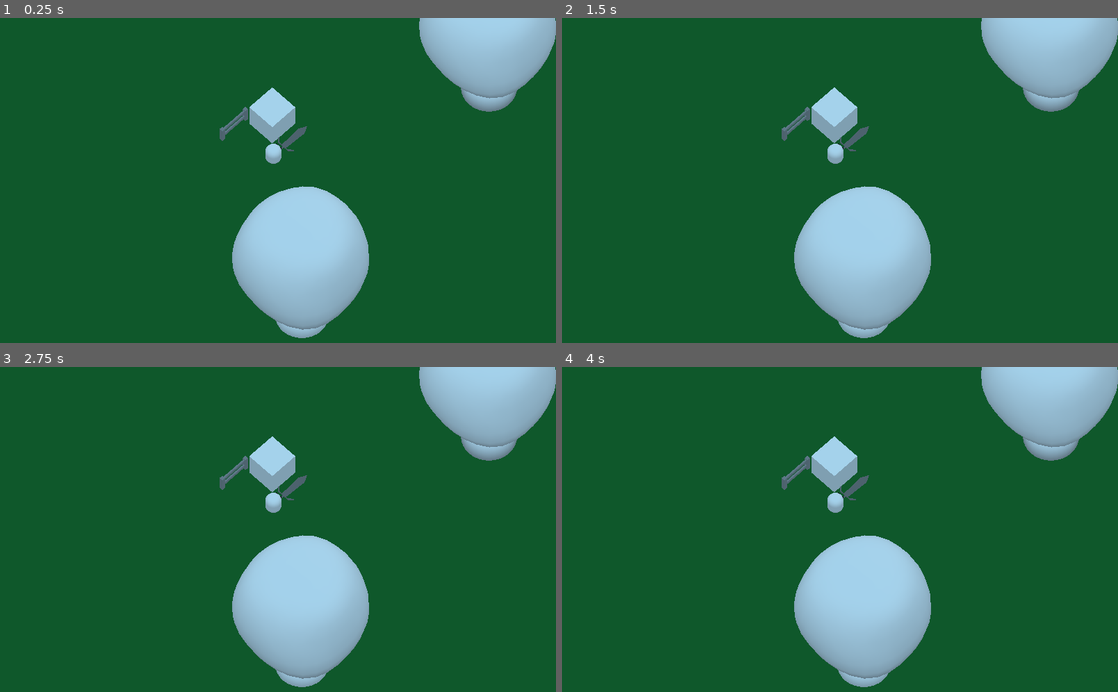
Above: before the commit, frames 1-4 (two rows, left to right).
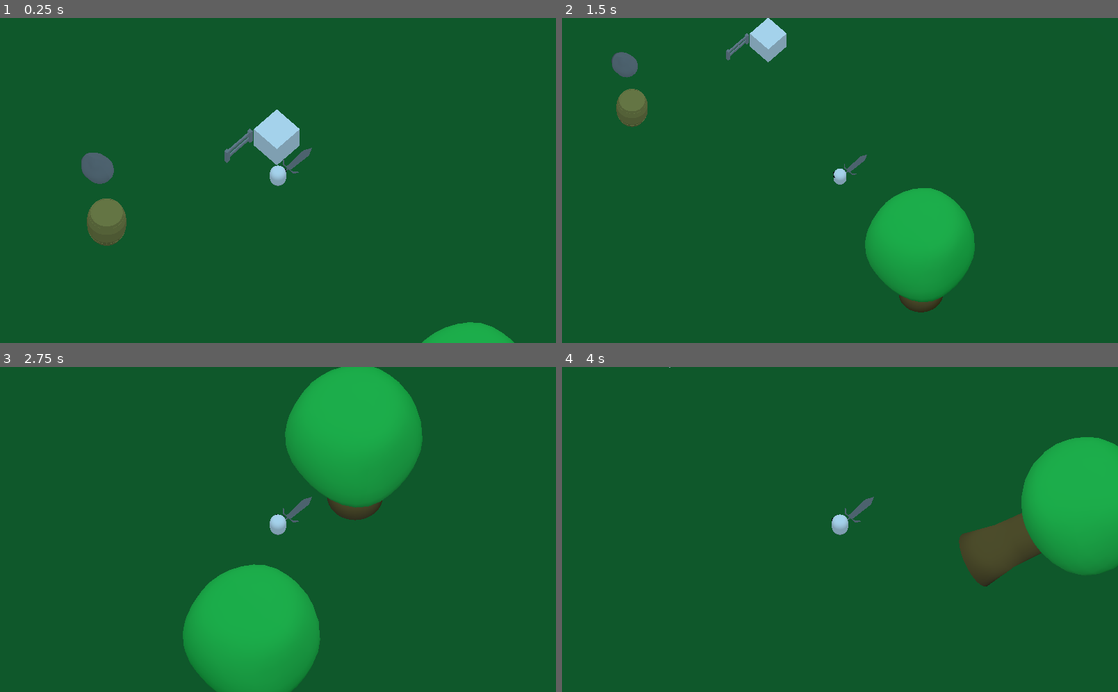
Above: after the commit, the same moments.

Repository: s4x0r/GMTK2023
Game: Godot game, scene res://world.tscn
Same seed, same stepped clock (60 frames per second), same inputs: the game is played once before the commit and once after it.
Inputs (mouse positions are in pixels of both pictures, inside the frame that each line leads up to):
- Up to frame 1 (0.25 s): no input
- Up to frame 2 (1.5 s): tap Enter at 0.5 s; move the mouse to (962, 164) at 0.52 s; hold D (move_right, bound only after the commit) 0.53-1.28 s; tap Mouse wheel up (zoom_in, bound only after the commit) at 0.6 s; click (962, 164) at 0.67 s; tap Mouse wheel down (zoom_out, bound only after the commit) at 0.8, 1.35 s; move the mouse to (728, 196) at 1.27 s; hold S (move_back, bound only after the commit) from 1.28 s (still down); click (728, 196) at 1.42 s
- Up to frame 3 (2.75 s): tap Mouse wheel up (zoom_in, bound only after the commit) at 1.55, 2.1 s; move the mouse to (333, 458) at 2.02 s; release S (move_back, bound only after the commit) at 2.03 s; hold D (move_right, bound only after the commit) from 2.03 s (still down); click (333, 458) at 2.17 s; tap Mouse wheel down (zoom_out, bound only after the commit) at 2.3 s
- Up to frame 4 (4 s): move the mouse to (812, 594) at 2.77 s; release D (move_right, bound only after the commit) at 2.78 s; hold W (move_forward, bound only after the commit) 2.78-3.53 s; tap Mouse wheel down (zoom_out, bound only after the commit) at 2.85, 3.8 s; click (812, 594) at 2.92 s; tap Mouse wheel up (zoom_in, bound only after the commit) at 3.05, 3.6 s; move the mouse to (1006, 578) at 3.52 s; hold A (move_left, bound only after the commit) from 3.53 s (still down); click (1006, 578) at 3.67 s

The runs differ from the first frame. In frame 1, 17% of the frame differs, in the area x 14-100%, y 0-100%; in frame 2, 19%; in frame 3, 27%, in the area x 32-100%, y 0-100%; in frame 4, 23%.

Commit message:
gotta go fast

Diff:
--- a/guy.gd
+++ b/barrel.gd
@@ -14,11 +14,3 @@
 # Called every frame. 'delta' is the elapsed time since the previous frame.
 #func _process(delta):
 #	pass
-
-
-func _on_Area_input_event(camera:Node, event:InputEvent, position:Vector3, normal:Vector3, shape_idx:int):
-	if event is InputEventMouseMotion:
-		#print(position)
-		$pivot.look_at(Vector3(position.x, $pivot.translation.y, position.z), Vector3.UP)
-
-	pass # Replace with function body.
--- /dev/null
+++ b/parts/guy.gd
@@ -0,0 +1,44 @@
+extends KinematicBody
+
+# How fast the player moves in meters per second.
+export var speed = 14
+
+var velocity = Vector3.ZERO
+
+
+func _physics_process(_delta):
+	var direction = Vector3.ZERO
+
+	if Input.is_action_pressed("move_right"):
+		direction.x += 1
+	if Input.is_action_pressed("move_left"):
+		direction.x -= 1
+	if Input.is_action_pressed("move_back"):
+		direction.z += 1
+	if Input.is_action_pressed("move_forward"):
+		direction.z -= 1
+
+	if Input.is_action_just_released("zoom_in"):
+		print($Camera.size)
+		$Camera.size-=5
+
+	if Input.is_action_just_released("zoom_out"):
+		print($Camera.size)
+		$Camera.size+=5
+	if direction != Vector3.ZERO:
+		direction = direction.normalized()
+
+
+	velocity.x = direction.x * speed
+	velocity.z = direction.z * speed
+
+	$body.look_at(velocity, Vector3.UP)
+	velocity = move_and_slide(velocity, Vector3.UP)
+
+
+func _on_Area_input_event(camera:Node, event:InputEvent, position:Vector3, normal:Vector3, shape_idx:int):
+	if event is InputEventMouseMotion:
+		#print(position)
+		$pivot.look_at(Vector3(position.x, $pivot.translation.y, position.z), Vector3.UP)
+
+	pass # Replace with function body.
--- /dev/null
+++ b/parts/guy.tscn
@@ -0,0 +1,72 @@
+[gd_scene load_steps=9 format=2]
+
+[ext_resource path="res://parts/guy.gd" type="Script" id=1]
+[ext_resource path="res://Models/Sword WIP.obj" type="ArrayMesh" id=2]
+
+[sub_resource type="CapsuleMesh" id=1]
+
+[sub_resource type="SphereMesh" id=2]
+
+[sub_resource type="SpatialMaterial" id=3]
+albedo_color = Color( 0, 0, 0, 1 )
+
+[sub_resource type="CapsuleShape" id=4]
+radius = 0.5
+height = 0.5
+
+[sub_resource type="CylinderShape" id=10]
+radius = 0.2
+
+[sub_resource type="CylinderShape" id=9]
+height = 0.5
+radius = 4.0
+
+[node name="guy" type="KinematicBody"]
+script = ExtResource( 1 )
+
+[node name="body" type="CSGCombiner" parent="."]
+
+[node name="body2" type="CSGMesh" parent="body"]
+transform = Transform( 0.5, 0, 0, 0, -2.18557e-08, 0.5, 0, -0.5, -2.18557e-08, 0, 1, 0 )
+mesh = SubResource( 1 )
+
+[node name="CSGMesh" type="CSGMesh" parent="body/body2"]
+transform = Transform( 0.25, 0, 0, 0, 0.25, 0, 0, 0, 0.25, 0.3, 0.8, 0.6 )
+mesh = SubResource( 2 )
+material = SubResource( 3 )
+
+[node name="CSGMesh2" type="CSGMesh" parent="body/body2"]
+transform = Transform( 0.25, 0, 0, 0, 0.25, 0, 0, 0, 0.25, -0.3, 0.8, 0.6 )
+mesh = SubResource( 2 )
+material = SubResource( 3 )
+
+[node name="CollisionShape" type="CollisionShape" parent="."]
+transform = Transform( 1, 0, 0, 0, -4.37114e-08, -1, 0, 1, -4.37114e-08, 0, 0.9, 0 )
+shape = SubResource( 4 )
+
+[node name="pivot" type="Spatial" parent="."]
+transform = Transform( 1, 0, 0, 0, 1, 0, 0, 0, 1, 0, 0.8, 0 )
+
+[node name="Sword WIP" type="MeshInstance" parent="pivot"]
+transform = Transform( -1.09278e-08, -1.09278e-08, 0.25, -0.25, 4.77671e-16, -1.09278e-08, 0, -0.25, -1.09278e-08, 0, 0, -2.7 )
+mesh = ExtResource( 2 )
+skeleton = NodePath("")
+
+[node name="swordcollider" type="RigidBody" parent="pivot"]
+
+[node name="CollisionShape" type="CollisionShape" parent="pivot/swordcollider"]
+transform = Transform( 1, 0, 0, 0, -4.37114e-08, 1, 0, -1, -4.37114e-08, 0, 0, -1.9 )
+shape = SubResource( 10 )
+
+[node name="mousespace" type="Area" parent="."]
+
+[node name="CollisionShape" type="CollisionShape" parent="mousespace"]
+transform = Transform( 1, 0, 0, 0, 1, 0, 0, 0, 1, 0, 1, 0 )
+shape = SubResource( 9 )
+
+[node name="Camera" type="Camera" parent="."]
+transform = Transform( 0.707107, -0.612372, 0.353553, 0, 0.5, 0.866025, -0.707107, -0.612372, 0.353553, 8, 20, 8 )
+projection = 1
+size = 20.0
+
+[connection signal="input_event" from="mousespace" to="." method="_on_Area_input_event"]
--- a/project.godot
+++ b/project.godot
@@ -18,6 +18,39 @@
 
 common/drop_mouse_on_gui_input_disabled=true
 
+[input]
+
+move_forward={
+"deadzone": 0.5,
+"events": [ Object(InputEventKey,"resource_local_to_scene":false,"resource_name":"","device":0,"alt":false,"shift":false,"control":false,"meta":false,"command":false,"pressed":false,"scancode":87,"physical_scancode":0,"unicode":0,"echo":false,"script":null)
+ ]
+}
+move_back={
+"deadzone": 0.5,
+"events": [ Object(InputEventKey,"resource_local_to_scene":false,"resource_name":"","device":0,"alt":false,"shift":false,"control":false,"meta":false,"command":false,"pressed":false,"scancode":83,"physical_scancode":0,"unicode":0,"echo":false,"script":null)
+ ]
+}
+move_left={
+"deadzone": 0.5,
+"events": [ Object(InputEventKey,"resource_local_to_scene":false,"resource_name":"","device":0,"alt":false,"shift":false,"control":false,"meta":false,"command":false,"pressed":false,"scancode":65,"physical_scancode":0,"unicode":0,"echo":false,"script":null)
+ ]
+}
+move_right={
+"deadzone": 0.5,
+"events": [ Object(InputEventKey,"resource_local_to_scene":false,"resource_name":"","device":0,"alt":false,"shift":false,"control":false,"meta":false,"command":false,"pressed":false,"scancode":68,"physical_scancode":0,"unicode":0,"echo":false,"script":null)
+ ]
+}
+zoom_in={
+"deadzone": 0.5,
+"events": [ Object(InputEventMouseButton,"resource_local_to_scene":false,"resource_name":"","device":-1,"alt":false,"shift":false,"control":false,"meta":false,"command":false,"button_mask":0,"position":Vector2( 0, 0 ),"global_position":Vector2( 0, 0 ),"factor":1.0,"button_index":4,"pressed":false,"doubleclick":false,"script":null)
+ ]
+}
+zoom_out={
+"deadzone": 0.5,
+"events": [ Object(InputEventMouseButton,"resource_local_to_scene":false,"resource_name":"","device":-1,"alt":false,"shift":false,"control":false,"meta":false,"command":false,"button_mask":0,"position":Vector2( 0, 0 ),"global_position":Vector2( 0, 0 ),"factor":1.0,"button_index":5,"pressed":false,"doubleclick":false,"script":null)
+ ]
+}
+
 [physics]
 
 common/enable_pause_aware_picking=true
--- a/world.tscn
+++ b/world.tscn
@@ -1,27 +1,11 @@
-[gd_scene load_steps=16 format=2]
+[gd_scene load_steps=17 format=2]
 
-[ext_resource path="res://guy.gd" type="Script" id=1]
-[ext_resource path="res://Models/Sword WIP.obj" type="ArrayMesh" id=2]
+[ext_resource path="res://parts/guy.tscn" type="PackedScene" id=1]
+[ext_resource path="res://Models/Small Rock.obj" type="ArrayMesh" id=2]
 [ext_resource path="res://Models/Tree.obj" type="ArrayMesh" id=3]
 [ext_resource path="res://Models/Fence.obj" type="ArrayMesh" id=4]
-
-[sub_resource type="CapsuleMesh" id=1]
-
-[sub_resource type="SphereMesh" id=2]
-
-[sub_resource type="SpatialMaterial" id=3]
-albedo_color = Color( 0, 0, 0, 1 )
-
-[sub_resource type="CapsuleShape" id=4]
-radius = 0.5
-height = 0.5
-
-[sub_resource type="CylinderShape" id=10]
-radius = 0.2
-
-[sub_resource type="CylinderShape" id=9]
-height = 0.5
-radius = 3.2
+[ext_resource path="res://Models/Barrel.obj" type="ArrayMesh" id=5]
+[ext_resource path="res://barrel.gd" type="Script" id=6]
 
 [sub_resource type="BoxShape" id=6]
 
@@ -34,53 +18,26 @@
 
 [sub_resource type="CubeMesh" id=12]
 
+[sub_resource type="CylinderShape" id=13]
+height = 2.5
+radius = 1.2
+
+[sub_resource type="SpatialMaterial" id=16]
+albedo_color = Color( 0.615686, 0.556863, 0.27451, 1 )
+
+[sub_resource type="CapsuleShape" id=17]
+radius = 2.835
+height = 3.0
+
+[sub_resource type="SpatialMaterial" id=14]
+albedo_color = Color( 0.466667, 0.356863, 0.152941, 1 )
+
+[sub_resource type="SpatialMaterial" id=15]
+albedo_color = Color( 0.160784, 0.827451, 0.305882, 1 )
+
 [node name="Spatial" type="Spatial"]
 
-[node name="guy" type="KinematicBody" parent="."]
-script = ExtResource( 1 )
-
-[node name="body" type="CSGMesh" parent="guy"]
-transform = Transform( 0.5, 0, 0, 0, -2.18557e-08, 0.5, 0, -0.5, -2.18557e-08, 0, 1, 0 )
-mesh = SubResource( 1 )
-
-[node name="CSGMesh" type="CSGMesh" parent="guy/body"]
-transform = Transform( 0.25, 0, 0, 0, 0.25, 0, 0, 0, 0.25, 0.3, 0.8, 0.6 )
-mesh = SubResource( 2 )
-material = SubResource( 3 )
-
-[node name="CSGMesh2" type="CSGMesh" parent="guy/body"]
-transform = Transform( 0.25, 0, 0, 0, 0.25, 0, 0, 0, 0.25, -0.3, 0.8, 0.6 )
-mesh = SubResource( 2 )
-material = SubResource( 3 )
-
-[node name="CollisionShape" type="CollisionShape" parent="guy"]
-transform = Transform( 1, 0, 0, 0, -4.37114e-08, -1, 0, 1, -4.37114e-08, 0, 0.9, 0 )
-shape = SubResource( 4 )
-
-[node name="pivot" type="Spatial" parent="guy"]
-transform = Transform( 1, 0, 0, 0, 1, 0, 0, 0, 1, 0, 0.8, 0 )
-
-[node name="Sword WIP" type="MeshInstance" parent="guy/pivot"]
-transform = Transform( -1.09278e-08, -1.09278e-08, 0.25, -0.25, 4.77671e-16, -1.09278e-08, 0, -0.25, -1.09278e-08, 0, 0, -2.7 )
-mesh = ExtResource( 2 )
-skeleton = NodePath("")
-
-[node name="swordcollider" type="RigidBody" parent="guy/pivot"]
-
-[node name="CollisionShape" type="CollisionShape" parent="guy/pivot/swordcollider"]
-transform = Transform( 1, 0, 0, 0, -4.37114e-08, 1, 0, -1, -4.37114e-08, 0, 0, -1.9 )
-shape = SubResource( 10 )
-
-[node name="mousespace" type="Area" parent="guy"]
-
-[node name="CollisionShape" type="CollisionShape" parent="guy/mousespace"]
-transform = Transform( 1, 0, 0, 0, 1, 0, 0, 0, 1, 0, 1, 0 )
-shape = SubResource( 9 )
-
-[node name="Camera" type="Camera" parent="guy"]
-transform = Transform( 0.707107, -0.612372, 0.353553, 0, 0.5, 0.866025, -0.707107, -0.612372, 0.353553, 9.3, 20, 8.9 )
-projection = 1
-size = 20.0
+[node name="guy" parent="." instance=ExtResource( 1 )]
 
 [node name="ground" type="StaticBody" parent="."]
 transform = Transform( 50, 0, 0, 0, 1, 0, 0, 0, 50, 0, -1, 0 )
@@ -92,22 +49,9 @@
 mesh = SubResource( 7 )
 material/0 = SubResource( 8 )
 
-[node name="body" type="CSGMesh" parent="."]
-transform = Transform( 0.5, 0, 0, 0, -2.18557e-08, 0.5, 0, -0.5, -2.18557e-08, 0, 1, 0 )
-mesh = SubResource( 1 )
-
-[node name="CSGMesh" type="CSGMesh" parent="body"]
-transform = Transform( 0.25, 0, 0, 0, 0.25, 0, 0, 0, 0.25, 0.3, 0.8, 0.6 )
-mesh = SubResource( 2 )
-material = SubResource( 3 )
-
-[node name="CSGMesh2" type="CSGMesh" parent="body"]
-transform = Transform( 0.25, 0, 0, 0, 0.25, 0, 0, 0, 0.25, -0.3, 0.8, 0.6 )
-mesh = SubResource( 2 )
-material = SubResource( 3 )
-
 [node name="RigidBody" type="RigidBody" parent="."]
 transform = Transform( 1, 0, 0, 0, 1, 0, 0, 0, 1, -1.9, 0.6, -1.8 )
+contact_monitor = true
 
 [node name="CollisionShape" type="CollisionShape" parent="RigidBody"]
 transform = Transform( 1, 0, 0, 0, 1, 0, 0, 0, 1, 0, 0.2, 0 )
@@ -117,20 +61,131 @@
 transform = Transform( 1, 0, 0, 0, 1, 0, 0, 0, 1, 0, 0.2, 0 )
 mesh = SubResource( 12 )
 
-[node name="Tree" type="MeshInstance" parent="."]
-transform = Transform( 1, 0, 0, 0, 1, 0, 0, 0, 1, 5.62405, 0.721654, -13.1235 )
-mesh = ExtResource( 3 )
-
-[node name="Tree" type="MeshInstance" parent="Tree"]
-transform = Transform( 1, 0, 0, 0, 1, 0, 0, 0, 1, 3.29766, -0.465982, 19.5671 )
-mesh = ExtResource( 3 )
-
-[node name="Tree" type="MeshInstance" parent="Tree/Tree"]
-transform = Transform( 1, 0, 0, 0, 1, 0, 0, 0, 1, -24.0466, -0.131008, -13.1235 )
-mesh = ExtResource( 3 )
-
 [node name="Fence" type="MeshInstance" parent="."]
 transform = Transform( 2.98023e-08, 0, -1, 0, 1, 0, 1, 0, 2.98023e-08, -3.37742, 3.8147e-06, 1.05404 )
 mesh = ExtResource( 4 )
 
-[connection signal="input_event" from="guy/mousespace" to="guy" method="_on_Area_input_event"]
+[node name="Small Rock" type="MeshInstance" parent="."]
+transform = Transform( 1, 0, 0, 0, 1, 0, 0, 0, 1, -8.4, 0.7, 7.3 )
+mesh = ExtResource( 2 )
+
+[node name="barrel" type="KinematicBody" parent="."]
+transform = Transform( 1, 0, 0, 0, 1, 0, 0, 0, 1, -5, 1.3, 9.9 )
+script = ExtResource( 6 )
+__meta__ = {
+"_edit_group_": true
+}
+
+[node name="CollisionShape" type="CollisionShape" parent="barrel"]
+shape = SubResource( 13 )
+
+[node name="model" type="MeshInstance" parent="barrel"]
+mesh = ExtResource( 5 )
+skeleton = NodePath("../..")
+material/0 = SubResource( 16 )
+
+[node name="forest" type="Spatial" parent="."]
+
+[node name="tree" type="RigidBody" parent="forest"]
+transform = Transform( 1, 0, 0, 0, 1, 0, 0, 0, 1, -2.8, 0, -38 )
+
+[node name="CollisionShape" type="CollisionShape" parent="forest/tree"]
+transform = Transform( 1, 0, 0, 0, -4.37114e-08, 1, 0, -1, -4.37114e-08, 0, 3.7, 0 )
+shape = SubResource( 17 )
+
+[node name="Tree" type="MeshInstance" parent="forest/tree"]
+mesh = ExtResource( 3 )
+skeleton = NodePath("../../..")
+material/0 = SubResource( 14 )
+material/1 = SubResource( 15 )
+
+[node name="tree2" type="RigidBody" parent="forest"]
+transform = Transform( 1, 0, 0, 0, 1, 0, 0, 0, 1, -19.1, 0, -27.8 )
+
+[node name="CollisionShape" type="CollisionShape" parent="forest/tree2"]
+transform = Transform( 1, 0, 0, 0, -4.37114e-08, 1, 0, -1, -4.37114e-08, 0, 3.7, 0 )
+shape = SubResource( 17 )
+
+[node name="Tree" type="MeshInstance" parent="forest/tree2"]
+mesh = ExtResource( 3 )
+skeleton = NodePath("../../..")
+material/0 = SubResource( 14 )
+material/1 = SubResource( 15 )
+
+[node name="tree3" type="RigidBody" parent="forest"]
+transform = Transform( 1, 0, 0, 0, 1, 0, 0, 0, 1, 4.4, 0, -26 )
+
+[node name="CollisionShape" type="CollisionShape" parent="forest/tree3"]
+transform = Transform( 1, 0, 0, 0, -4.37114e-08, 1, 0, -1, -4.37114e-08, 0, 3.7, 0 )
+shape = SubResource( 17 )
+
+[node name="Tree" type="MeshInstance" parent="forest/tree3"]
+mesh = ExtResource( 3 )
+skeleton = NodePath("../../..")
+material/0 = SubResource( 14 )
+material/1 = SubResource( 15 )
+
+[node name="tree4" type="RigidBody" parent="forest"]
+transform = Transform( 1, 0, 0, 0, 1, 0, 0, 0, 1, 20.6, 0, -27 )
+
+[node name="CollisionShape" type="CollisionShape" parent="forest/tree4"]
+transform = Transform( 1, 0, 0, 0, -4.37114e-08, 1, 0, -1, -4.37114e-08, 0, 3.7, 0 )
+shape = SubResource( 17 )
+
+[node name="Tree" type="MeshInstance" parent="forest/tree4"]
+mesh = ExtResource( 3 )
+skeleton = NodePath("../../..")
+material/0 = SubResource( 14 )
+material/1 = SubResource( 15 )
+
+[node name="tree5" type="RigidBody" parent="forest"]
+transform = Transform( 1, 0, 0, 0, 1, 0, 0, 0, 1, 21.8, 0, 5.3 )
+
+[node name="CollisionShape" type="CollisionShape" parent="forest/tree5"]
+transform = Transform( 1, 0, 0, 0, -4.37114e-08, 1, 0, -1, -4.37114e-08, 0, 3.7, 0 )
+shape = SubResource( 17 )
+
+[node name="Tree" type="MeshInstance" parent="forest/tree5"]
+mesh = ExtResource( 3 )
+skeleton = NodePath("../../..")
+material/0 = SubResource( 14 )
+material/1 = SubResource( 15 )
+
+[node name="tree6" type="RigidBody" parent="forest"]
+transform = Transform( 1, 0, 0, 0, 1, 0, 0, 0, 1, -23.7, 0, 25.4 )
+
+[node name="CollisionShape" type="CollisionShape" parent="forest/tree6"]
+transform = Transform( 1, 0, 0, 0, -4.37114e-08, 1, 0, -1, -4.37114e-08, 0, 3.7, 0 )
+shape = SubResource( 17 )
+
+[node name="Tree" type="MeshInstance" parent="forest/tree6"]
+mesh = ExtResource( 3 )
+skeleton = NodePath("../../..")
+material/0 = SubResource( 14 )
+material/1 = SubResource( 15 )
+
+[node name="tree7" type="RigidBody" parent="forest"]
+transform = Transform( 1, 0, 0, 0, 1, 0, 0, 0, 1, -16.5, 0, -9.1 )
+
+[node name="CollisionShape" type="CollisionShape" parent="forest/tree7"]
+transform = Transform( 1, 0, 0, 0, -4.37114e-08, 1, 0, -1, -4.37114e-08, 0, 3.7, 0 )
+shape = SubResource( 17 )
+
+[node name="Tree" type="MeshInstance" parent="forest/tree7"]
+mesh = ExtResource( 3 )
+skeleton = NodePath("../../..")
+material/0 = SubResource( 14 )
+material/1 = SubResource( 15 )
+
+[node name="tree8" type="RigidBody" parent="forest"]
+transform = Transform( 1, 0, 0, 0, 1, 0, 0, 0, 1, 27.4, 0, 19.8 )
+
+[node name="CollisionShape" type="CollisionShape" parent="forest/tree8"]
+transform = Transform( 1, 0, 0, 0, -4.37114e-08, 1, 0, -1, -4.37114e-08, 0, 3.7, 0 )
+shape = SubResource( 17 )
+
+[node name="Tree" type="MeshInstance" parent="forest/tree8"]
+mesh = ExtResource( 3 )
+skeleton = NodePath("../../..")
+material/0 = SubResource( 14 )
+material/1 = SubResource( 15 )
Not shown, added: Models/Chestbottom.obj.import
Not shown, added: Models/Chesttop.obj.import
